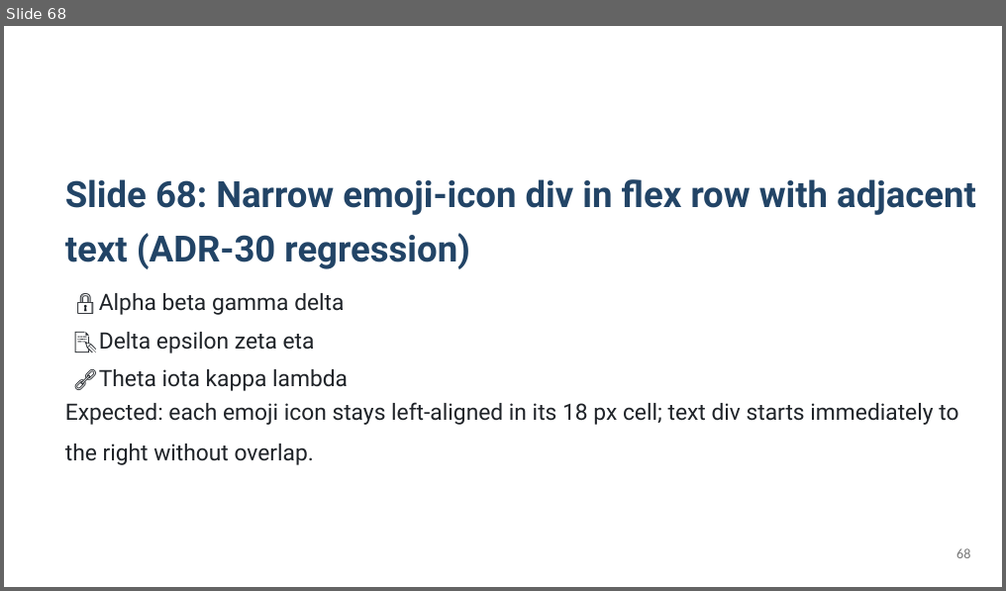
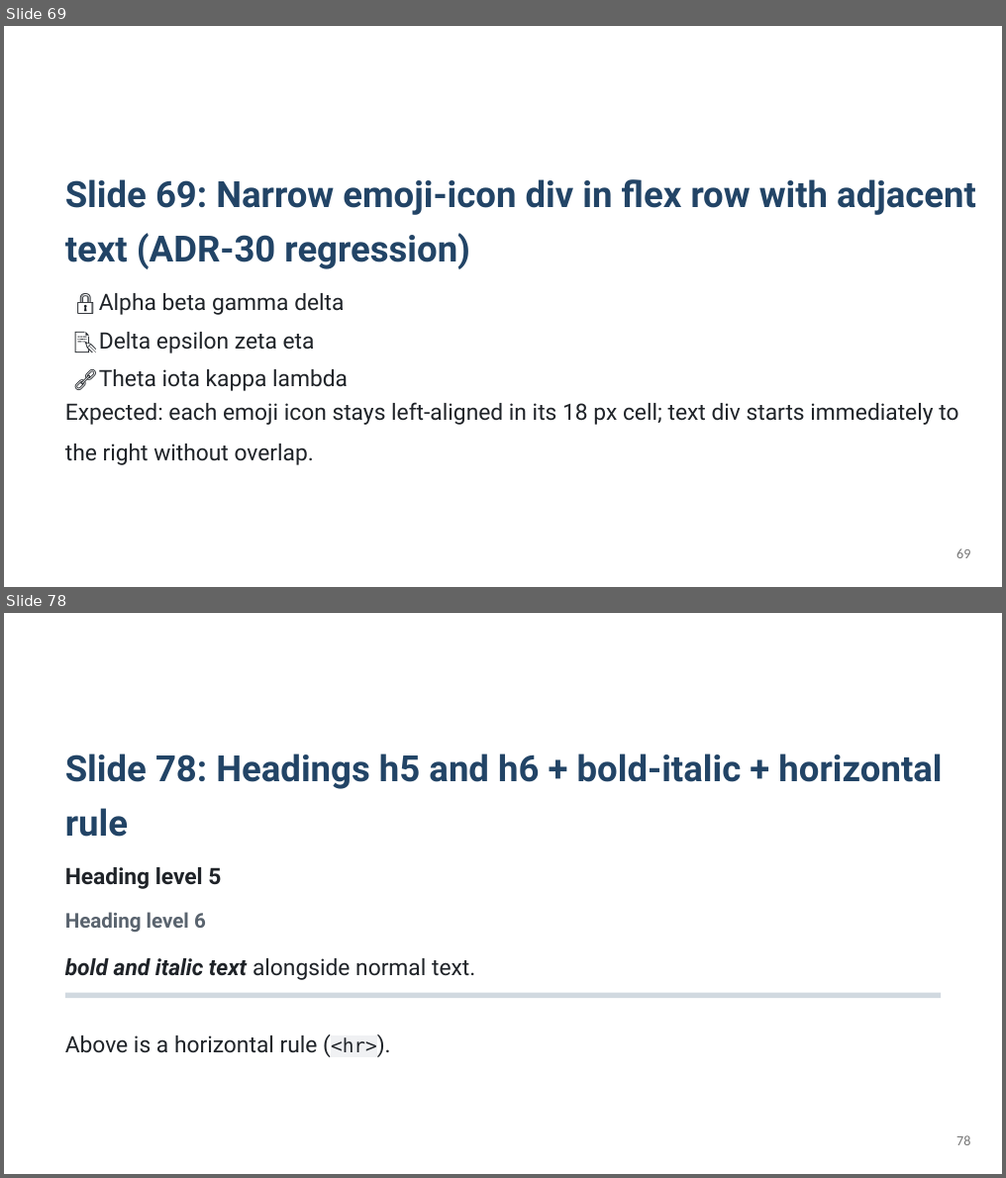
Before and after one commit to KatsuYuzu/marp-to-editable-pptx, a slide deck: output-pptx/test-output.pptx. Shown one above the other, each under a label of ours: slide 68 before the commit, slides 69 and 78 after it; the slides between them are not shown. The pictures are 1006x591 and 1006x1178 pixels, drawn with LibreOffice and Linux fonts; fonts in the diff are those of the drawing. Boxes give left, top, right and bottom in pixels: in the first picture for what was removed or moved away, otherwise in the second. Text is boxed around its words. In the diff, an @@ line names an element or a change of style, - is before the commit and + after.

```diff
--- a/output-pptx/test-output.pptx
+++ b/output-pptx/test-output.pptx
@@ slide 78 added at <box>4,613,1002,1174</box>, background #FFFFFF @@
@@ text added at <box>65,754,942,837</box>, 34.8 pt, text #224466, bold @@
+Slide 78: Headings h5 and h6 + bold-italic + horizontal rule
@@ text added at <box>65,867,221,889</box>, 21.8 pt, text #1F2328, bold @@
+Heading level 5
@@ text added at <box>65,912,206,933</box>, 19.6 pt, text #59636E, bold @@
+Heading level 6
@@ text added at <box>65,959,475,980</box>, 21.8 pt, text #1F2328 @@
+bold and italic text alongside normal text.
@@ rectangle added at <box>65,992,942,998</box>, fill #D1D9E0 @@
@@ text added at <box>65,1036,377,1054</box>, 21.8 pt, text #1F2328 @@
+Above is a horizontal rule (<hr>).
@@ page number added at <box>956,1136,970,1146</box>, 13.5 pt, text #777777 @@
+78
@@ what was slide 68 is now slide 69 @@
@@ slide 69 changed as well @@
@@ text at <box>65,179,976,270</box>: text changed @@
-Slide 68: Narrow emoji-icon div in flex row with adjacent text (ADR-30 regression)
+Slide 69: Narrow emoji-icon div in flex row with adjacent text (ADR-30 regression)
@@ page number at <box>956,549,970,559</box>: text changed @@
-68
+69
```
Also in this commit, not shown: 14 other slides changed, 10 other slides added, 1 other file.
